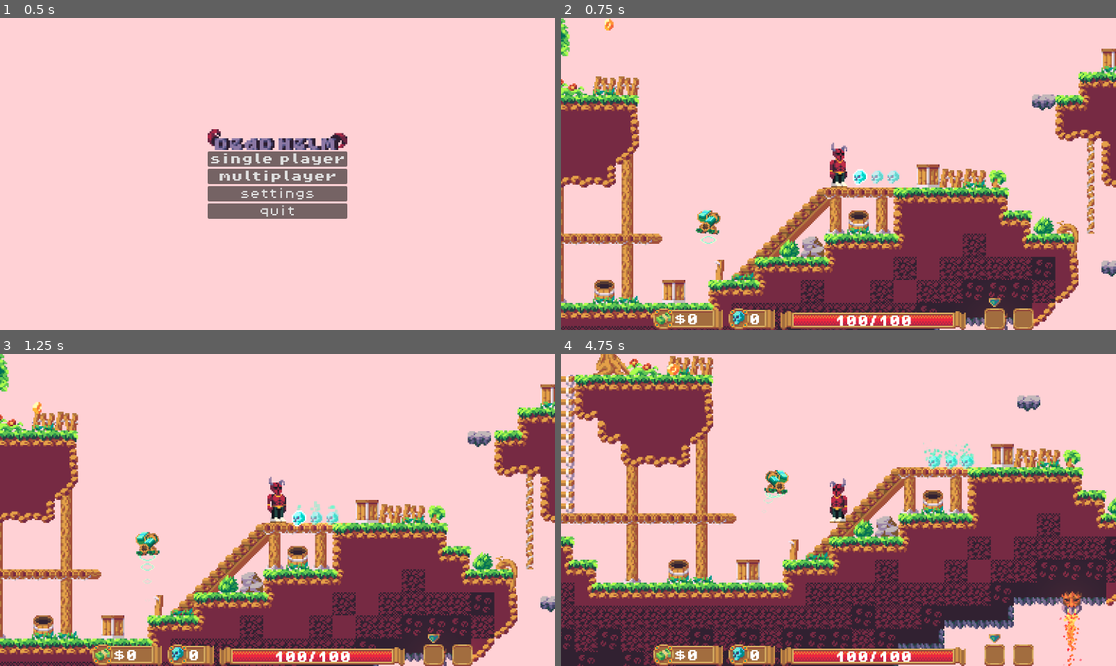
Above: before the commit, frames 1-4 (two rows, left to right).
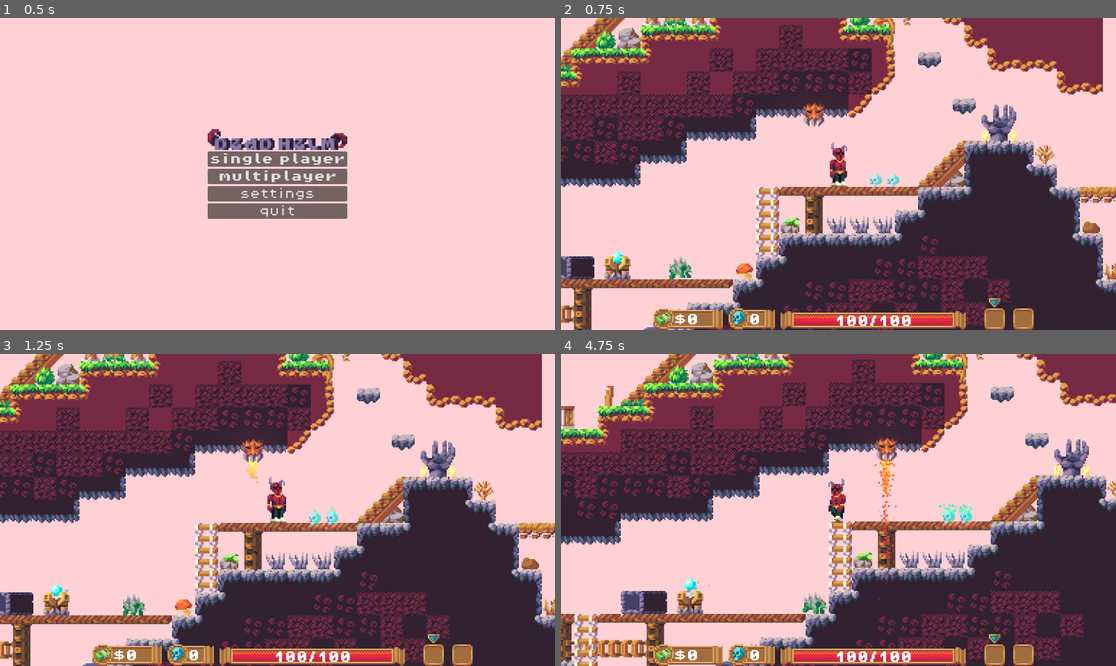
Above: after the commit, the same moments.

Repository: andy-wittig/Deadhelm-WIP
Game: Godot game, scene res://scenes/main_menu.tscn
Same seed, same stepped clock (60 frames per second), same inputs: the game is played once before the commit and once after it.
Inputs (mouse positions are in pixels of both pictures, inside the frame that each line leads up to):
- Up to frame 1 (0.5 s): no input
- Up to frame 2 (0.75 s): click "single player" at 0.5 s
- Up to frame 3 (1.25 s): no input
- Up to frame 4 (4.75 s): drag from (599, 403) to (1088, 522) at 1.27 s; drag from (993, 653) to (1088, 522) at 2.02 s; move the mouse to (1021, 653) at 2.77 s; hold A (move_left) 2.78-3.5 s; tap Q (drop_item) at 2.85 s; click (1021, 653) at 2.92 s; tap E (pickup) at 3.05 s; drag from (916, 485) to (672, 463) at 3.52 s; drag from (949, 463) to (561, 444) at 4.27 s

Frame 1 is identical in both runs. In frame 2, 62% of the frame differs, in the area x 0-100%, y 0-100%; in frame 3, 62%; in frame 4, 70%.

Commit message:
added impact scene

Diff:
--- a/project.godot
+++ b/project.godot
@@ -22,7 +22,6 @@
 
 [display]
 
-window/vsync/vsync_mode=0
 mouse_cursor/custom_image="res://assets/sprites/cursor pointer.png"
 
 [input]
--- a/scenes/bombshell_enemy.tscn
+++ b/scenes/bombshell_enemy.tscn
@@ -12,7 +12,7 @@
 resource_local_to_scene = true
 shader = ExtResource("2_i0mqy")
 shader_parameter/enabled = false
-shader_parameter/tint = Color(1, 1, 1, 1)
+shader_parameter/tint = Color(0.92549, 0.152941, 0.247059, 1)
 
 [sub_resource type="AtlasTexture" id="AtlasTexture_gn55m"]
 atlas = ExtResource("3_stsli")
@@ -153,7 +153,19 @@
 "times": PackedFloat32Array(0),
 "transitions": PackedFloat32Array(1),
 "update": 1,
-"values": [true]
+"values": [false]
+}
+tracks/1/type = "value"
+tracks/1/imported = false
+tracks/1/enabled = true
+tracks/1/path = NodePath("AnimatedSprite2D:material:shader_parameter/tint")
+tracks/1/interp = 1
+tracks/1/loop_wrap = true
+tracks/1/keys = {
+"times": PackedFloat32Array(0),
+"transitions": PackedFloat32Array(1),
+"update": 0,
+"values": [Color(1, 1, 1, 1)]
 }
 
 [sub_resource type="Animation" id="Animation_7ssvu"]
@@ -171,11 +183,52 @@
 "update": 1,
 "values": [true, false]
 }
+tracks/1/type = "value"
+tracks/1/imported = false
+tracks/1/enabled = true
+tracks/1/path = NodePath("AnimatedSprite2D:material:shader_parameter/tint")
+tracks/1/interp = 1
+tracks/1/loop_wrap = true
+tracks/1/keys = {
+"times": PackedFloat32Array(0),
+"transitions": PackedFloat32Array(1),
+"update": 0,
+"values": [Color(1, 1, 1, 1)]
+}
+
+[sub_resource type="Animation" id="Animation_8rcyp"]
+resource_name = "hurt_blink"
+length = 0.2
+tracks/0/type = "value"
+tracks/0/imported = false
+tracks/0/enabled = true
+tracks/0/path = NodePath("AnimatedSprite2D:material:shader_parameter/enabled")
+tracks/0/interp = 1
+tracks/0/loop_wrap = true
+tracks/0/keys = {
+"times": PackedFloat32Array(0, 0.2),
+"transitions": PackedFloat32Array(1, 1),
+"update": 1,
+"values": [true, false]
+}
+tracks/1/type = "value"
+tracks/1/imported = false
+tracks/1/enabled = true
+tracks/1/path = NodePath("AnimatedSprite2D:material:shader_parameter/tint")
+tracks/1/interp = 1
+tracks/1/loop_wrap = true
+tracks/1/keys = {
+"times": PackedFloat32Array(0, 0.2),
+"transitions": PackedFloat32Array(1, 1),
+"update": 1,
+"values": [Color(0.92549, 0.152941, 0.247059, 1), Color(1, 1, 1, 1)]
+}
 
 [sub_resource type="AnimationLibrary" id="AnimationLibrary_31xmi"]
 _data = {
 "RESET": SubResource("Animation_37y7c"),
-"blink": SubResource("Animation_7ssvu")
+"blink": SubResource("Animation_7ssvu"),
+"hurt_blink": SubResource("Animation_8rcyp")
 }
 
 [sub_resource type="SceneReplicationConfig" id="SceneReplicationConfig_rxive"]
@@ -188,7 +241,8 @@
 
 [node name="bombshell enemy" type="CharacterBody2D"]
 z_index = 4
-collision_layer = 2
+collision_layer = 4
+collision_mask = 4
 script = ExtResource("1_twrv8")
 
 [node name="AnimatedSprite2D" type="AnimatedSprite2D" parent="."]
--- a/scenes/coin.tscn
+++ b/scenes/coin.tscn
@@ -68,6 +68,7 @@
 radius = 13.0
 
 [node name="coin" type="RigidBody2D"]
+z_index = 6
 collision_layer = 4
 collision_mask = 4
 input_pickable = true
--- a/scenes/explosion.tscn
+++ b/scenes/explosion.tscn
@@ -19,6 +19,7 @@
 colors = PackedColorArray(1, 1, 1, 1, 1, 1, 1, 0)
 
 [node name="explosion" type="Node2D"]
+z_index = 5
 script = ExtResource("1_pvsj3")
 
 [node name="CPUParticles2D" type="CPUParticles2D" parent="."]
--- a/scenes/game.tscn
+++ b/scenes/game.tscn
@@ -427,7 +427,7 @@
 
 [node name="player" parent="players" instance=ExtResource("1_cche3")]
 z_index = 5
-position = Vector2(202, 63)
+position = Vector2(329, 208)
 
 [node name="Killzone" parent="." instance=ExtResource("8_6gpen")]
 
@@ -459,13 +459,10 @@
 soul_cost = 1
 
 [node name="soul" parent="." instance=ExtResource("15_4uqt5")]
-position = Vector2(297, -91)
+position = Vector2(435, 56)
 
 [node name="soul2" parent="." instance=ExtResource("15_4uqt5")]
-position = Vector2(309, -91)
-
-[node name="soul3" parent="." instance=ExtResource("15_4uqt5")]
-position = Vector2(320, -91)
+position = Vector2(447, 56)
 
 [node name="AudioStreamPlayer" type="AudioStreamPlayer" parent="."]
 stream = ExtResource("16_gfini")
--- /dev/null
+++ b/scenes/impact.tscn
@@ -0,0 +1,51 @@
+[gd_scene load_steps=6 format=3 uid="uid://23aywy6jutlg"]
+
+[ext_resource type="Script" path="res://scripts/explosion.gd" id="1_3nkrh"]
+[ext_resource type="Texture2D" uid="uid://dknfs0prokvpk" path="res://assets/sprites/impact.png" id="2_q4byr"]
+
+[sub_resource type="CanvasItemMaterial" id="CanvasItemMaterial_ummjq"]
+particles_animation = true
+particles_anim_h_frames = 3
+particles_anim_v_frames = 1
+particles_anim_loop = false
+
+[sub_resource type="Curve" id="Curve_u5qoa"]
+_data = [Vector2(0, 0.758242), 0.0, 3.45425, 0, 0, Vector2(0.666667, 0.813187), 2.18077, 2.18077, 0, 0, Vector2(1, 1), 0.0, 0.0, 0, 0]
+point_count = 3
+
+[sub_resource type="Gradient" id="Gradient_axdkn"]
+offsets = PackedFloat32Array(0.745342, 1)
+colors = PackedColorArray(1, 1, 1, 1, 1, 1, 1, 0)
+
+[node name="impact" type="Node2D"]
+z_index = 5
+script = ExtResource("1_3nkrh")
+
+[node name="CPUParticles2D" type="CPUParticles2D" parent="."]
+material = SubResource("CanvasItemMaterial_ummjq")
+amount = 2
+lifetime = 0.4
+texture = ExtResource("2_q4byr")
+emission_shape = 1
+emission_sphere_radius = 3.0
+direction = Vector2(0, 0)
+spread = 180.0
+gravity = Vector2(0, 0)
+initial_velocity_min = 10.0
+initial_velocity_max = 12.0
+damping_min = 25.0
+damping_max = 25.0
+angle_min = -45.0
+angle_max = 45.0
+scale_amount_curve = SubResource("Curve_u5qoa")
+color_ramp = SubResource("Gradient_axdkn")
+anim_speed_min = 1.0
+anim_speed_max = 1.0
+
+[node name="Timer" type="Timer" parent="."]
+wait_time = 0.4
+autostart = true
+
+[node name="AudioStreamPlayer2D" type="AudioStreamPlayer2D" parent="."]
+
+[connection signal="timeout" from="Timer" to="." method="_on_timer_timeout"]
--- a/scenes/sentinal.tscn
+++ b/scenes/sentinal.tscn
@@ -216,6 +216,7 @@
 color_ramp = SubResource("Gradient_7s2sg")
 
 [node name="AudioStreamPlayer2D" type="AudioStreamPlayer2D" parent="."]
+position = Vector2(0, -7)
 stream = ExtResource("5_gmvqt")
 volume_db = -15.0
 
--- a/scenes/soul.tscn
+++ b/scenes/soul.tscn
@@ -41,6 +41,7 @@
 radius = 14.0001
 
 [node name="soul" type="RigidBody2D"]
+z_index = 6
 position = Vector2(0, -0.0421152)
 collision_layer = 4
 collision_mask = 5
--- a/scripts/bombshell_enemy.gd
+++ b/scripts/bombshell_enemy.gd
@@ -5,11 +5,13 @@
 
 var direction = 1
 var rand_state_timer = RandomNumberGenerator.new()
-
+var player = null
 var chasing_player = false
 var attacking = false
 var attack_timer_started = false
 var bombshell_detonated = false
+var enemy_health = 30
+var marked_for_death = false
 
 enum state_type {
 	MOVING,
@@ -19,17 +21,37 @@
 }
 var state := state_type.MOVING
 
+var gravity = ProjectSettings.get_setting("physics/2d/default_gravity")
+
 @onready var ray_cast_right = $RayCastRight
 @onready var ray_cast_left = $RayCastLeft
-
 @onready var animated_sprite = $AnimatedSprite2D
 @onready var animation_player = $AnimationPlayer
-
 @onready var audio_player = $AudioStreamPlayer2D
 
-var player = null
+func apply_knockback(other_pos):
+	var knock_back = 50
+	if (other_pos < global_position.x):
+		velocity += Vector2(knock_back * 2.5, -knock_back)
+	else:
+		velocity += Vector2(-knock_back * 2.5, -knock_back)
 
-var gravity = ProjectSettings.get_setting("physics/2d/default_gravity")
+	move_and_slide()
+
+@rpc("any_peer", "call_local")
+func hurt_enemy(damage: int, other_pos: float):
+	animation_player.play("hurt_blink")
+	apply_knockback(other_pos)
+	enemy_health -= damage
+	enemy_health = max(enemy_health, 0)
+
+@rpc("call_local", "any_peer")
+func destroy_self():
+	var soul = load("res://scenes/soul.tscn").instantiate()
+	soul.position = position
+	owner.add_child(soul)
+	marked_for_death = true
+	queue_free()
 
 @rpc("call_local")
 func set_state_timer():
@@ -74,6 +96,12 @@
 func _physics_process(delta):
 	if not is_on_floor():
 		velocity.y += gravity * delta
+
+	#deal with enemy death
+	if multiplayer.is_server():
+		if (enemy_health <= 0):
+			if (!marked_for_death):
+				rpc("destroy_self")
 
 	#flip sprite
 	if (direction > 0):
--- a/scripts/meteor.gd
+++ b/scripts/meteor.gd
@@ -12,11 +12,17 @@
 	meteor_sprite.rotation = direction.angle()
 	position += direction * SPEED * delta
 
-func _on_destroy_timer_timeout():
+@rpc("any_peer", "call_local")
+func destroy_self():
+	var impact = load("res://scenes/impact.tscn").instantiate()
+	get_parent().add_child(impact)
+	impact.position = position
 	queue_free()
 
-@rpc("any_peer", "call_local")
-func destroy_self():
+func _on_destroy_timer_timeout():
+	var impact = load("res://scenes/impact.tscn").instantiate()
+	get_parent().add_child(impact)
+	impact.position = position
 	queue_free()
 
 func _on_body_entered(body):
--- a/scripts/sentinal.gd
+++ b/scripts/sentinal.gd
@@ -47,8 +47,13 @@
 @rpc("call_local", "any_peer")
 func destroy_self():
 	var soul = load("res://scenes/soul.tscn").instantiate()
-	soul.transform = transform
+	soul.position = position
 	owner.add_child(soul)
+
+	var explosion = load("res://scenes/explosion.tscn").instantiate()
+	get_parent().add_child(explosion)
+	explosion.position.y = position.y - 8
+	explosion.position.x = position.x
 
 	marked_for_death = true
 	queue_free()
--- a/scripts/sentinal_rocket.gd
+++ b/scripts/sentinal_rocket.gd
@@ -12,13 +12,13 @@
 func destroy_self():
 	var explosion = load("res://scenes/explosion.tscn").instantiate()
 	get_parent().add_child(explosion)
-	explosion.transform = self.global_transform
+	explosion.position = position
 	queue_free()
 
 func _on_destroy_timer_timeout():
 	var explosion = load("res://scenes/explosion.tscn").instantiate()
 	get_parent().add_child(explosion)
-	explosion.transform = self.global_transform
+	explosion.position = self.position
 	queue_free()
 
 func _on_area_2d_body_entered(body):
Binary file added: assets/sprites/impact.png
Not shown, added: assets/sprites/impact.png.import
Not shown: 1 places in scenes/bombshell_enemy.tscn that only renumber resources
